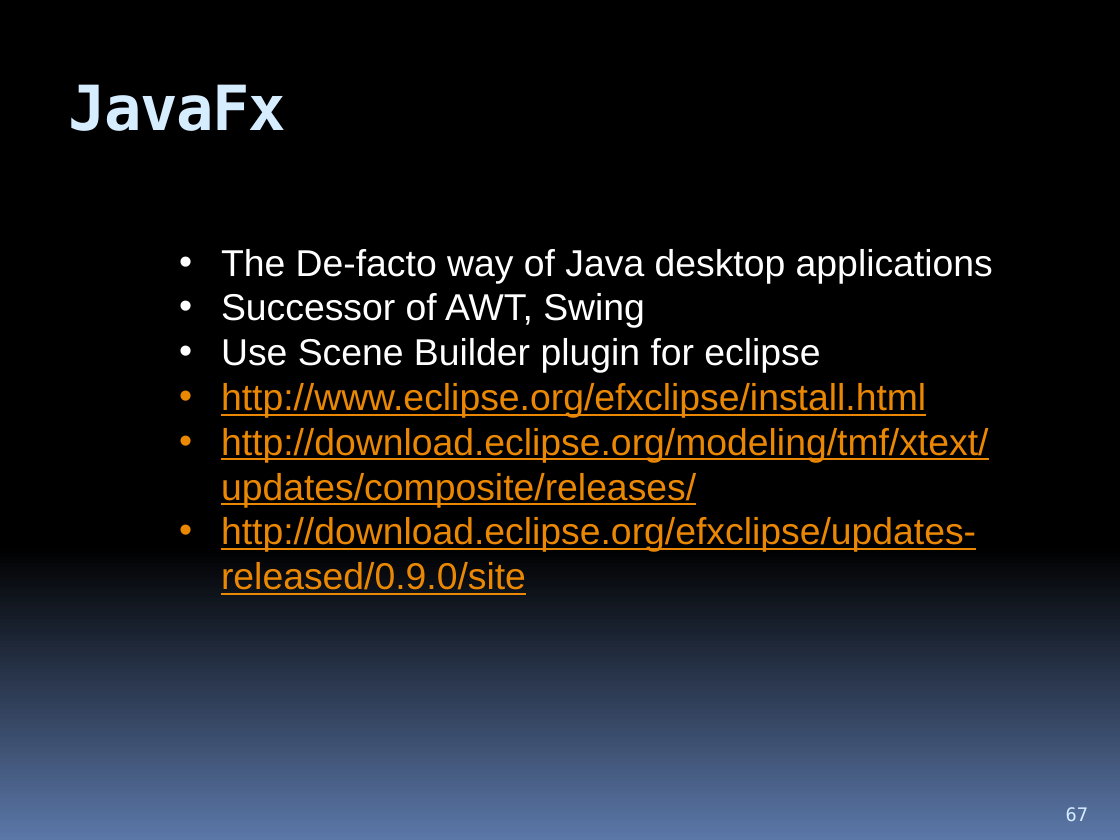
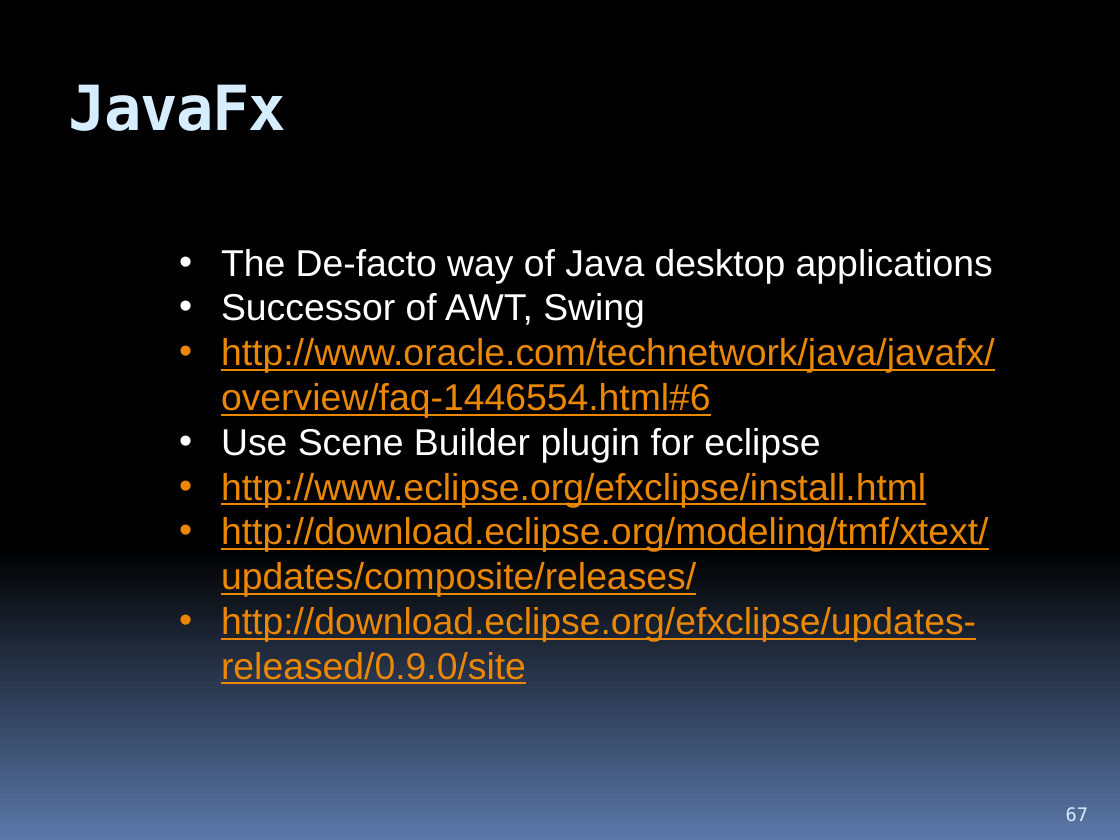
Before and after one commit to hchan/comp2613, a slide deck: slide 67 of coursePresentation.pptx. Drawn at 1120x840 pixels with LibreOffice and Linux fonts; fonts in the diff are those of the drawing. Boxes give left, top, right and bottom in pixels: in the first picture for what was removed or moved away, otherwise in the second. Text is boxed around its words. In the diff, an @@ line names an element or a change of style, - is before the commit and + after.

```diff
--- a/coursePresentation.pptx
+++ b/coursePresentation.pptx
@@ text at (x1=221, y1=338, x2=995, y2=418): paragraph added @@
+• http://www.oracle.com/technetwork/java/javafx/overview/faq-1446554.html#6
```
Also in this commit, not shown: 4 other slides changed, 3 slides added.
